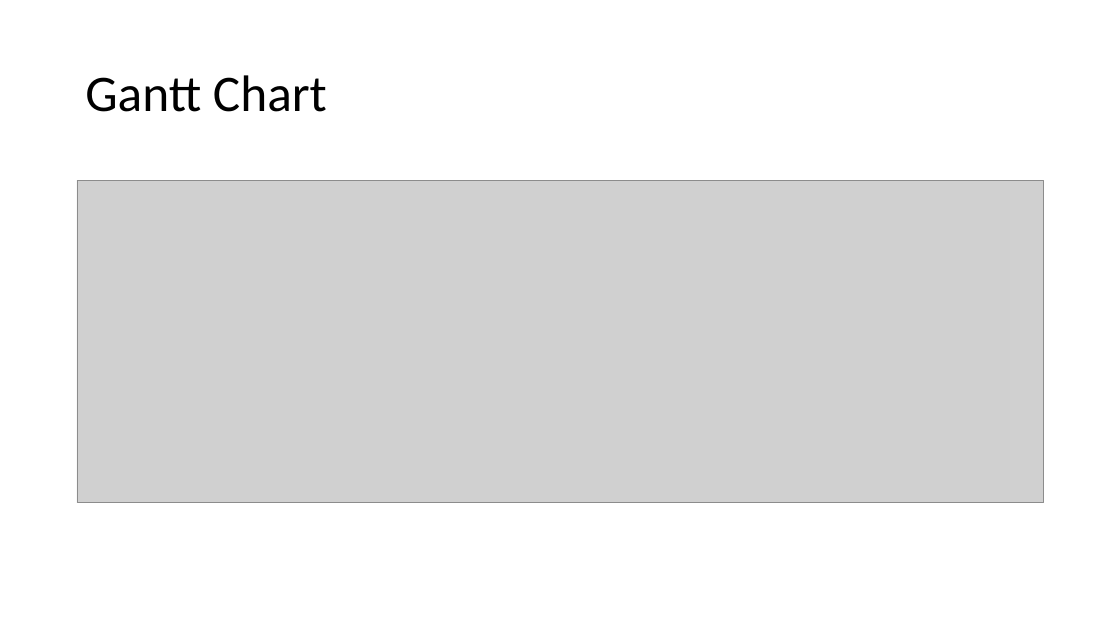
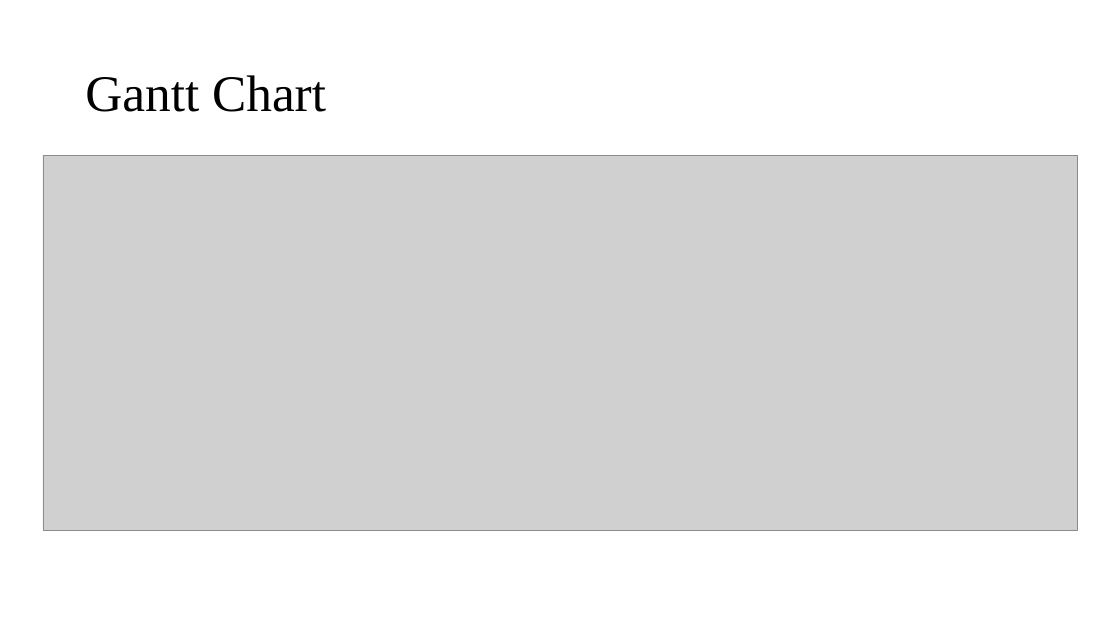
Before and after one commit to Hellsrest/Spotify-clone, a slide deck: slide 11 of proposal-defence/Music-streaming-platform-Project Proposal .pptx (slide 10 before the commit). Drawn at 1120x630 pixels with LibreOffice and Linux fonts; fonts in the diff are those of the drawing; grey boxes stand for pictures. Boxes give left, top, right and bottom in pixels: in the first picture for what was removed or moved away, otherwise in the second. Text is boxed around its words. In the diff, an @@ line names an element or a change of style, - is before the commit and + after.

```diff
--- a/proposal-defence/Music-streaming-platform-Project Proposal .pptx
+++ b/proposal-defence/Music-streaming-platform-Project Proposal .pptx
@@ title "Gantt Chart" at <box>85,75,326,112</box>: font Calibri to Times New Roman @@
@@ picture: place and size @@
-picture at <box>77,181,1044,503</box>
+picture at <box>43,155,1077,530</box>
```
Also in this commit, not shown: 6 other slides changed, 3 slides added, 1 slide removed, 13 other files.
